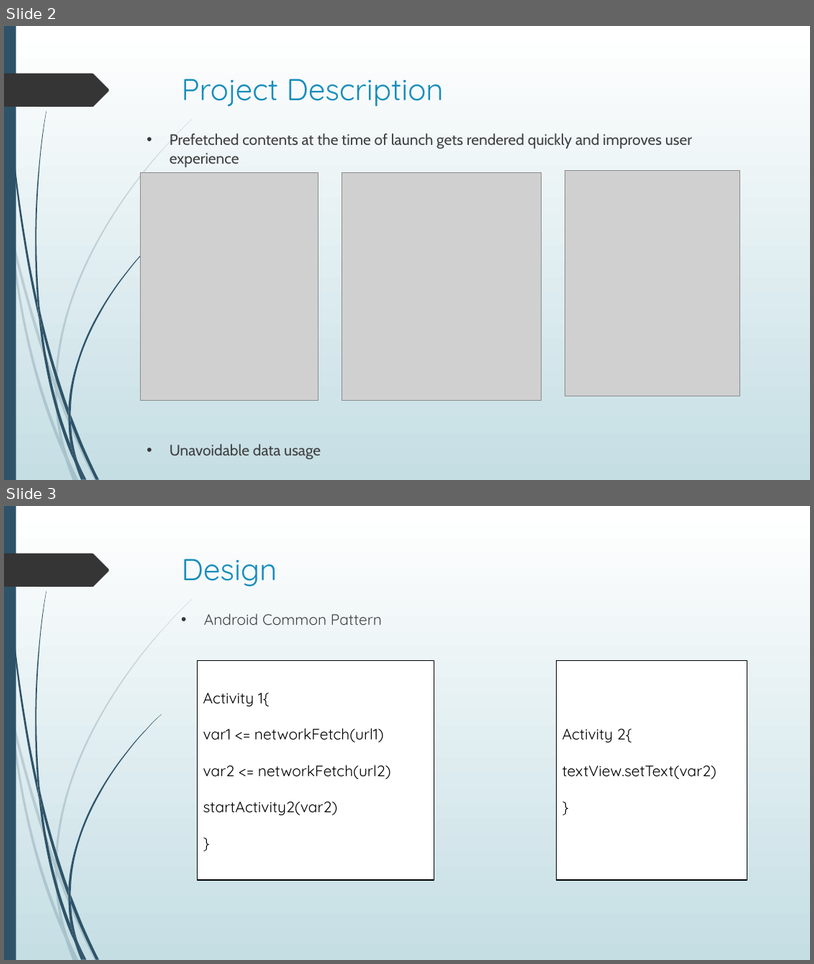
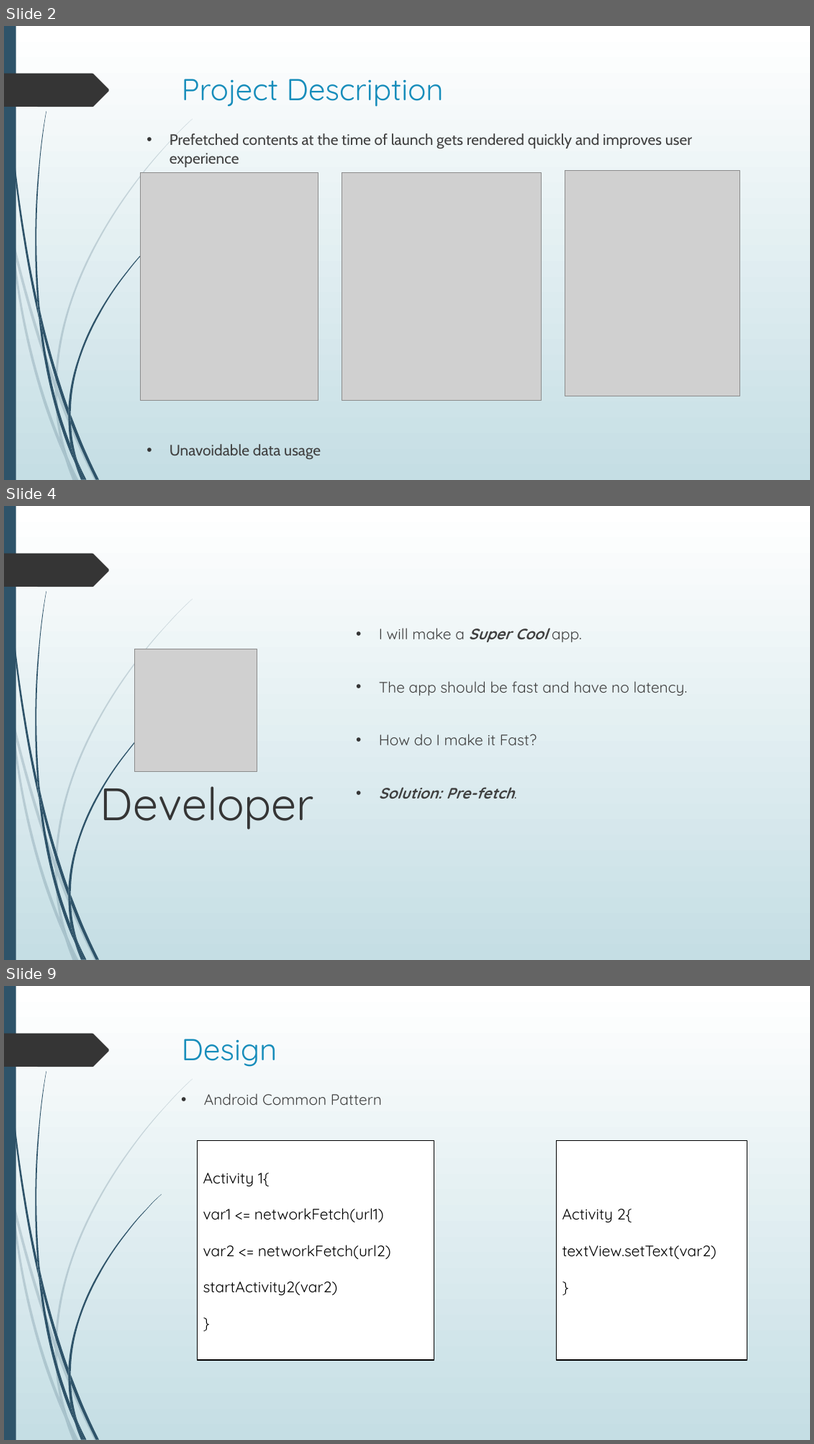
Before and after one commit to shahamish150294/PrefetchProcrastinatorAndroid, a slide deck: Prefetch Procrastinator Final Presentation.pptx. Shown one above the other, each under a label of ours: slides 2 and 3 before the commit, slides 2, 4 and 9 after it; the slides between them are not shown. The pictures are 814x964 and 814x1444 pixels, drawn with LibreOffice and Linux fonts; fonts in the diff are those of the drawing; grey boxes stand for pictures. Boxes give left, top, right and bottom in pixels: in the first picture for what was removed or moved away, otherwise in the second. Text is boxed around its words. In the diff, an @@ line names an element or a change of style, - is before the commit and + after.

```diff
--- a/Prefetch Procrastinator Final Presentation.pptx
+++ b/Prefetch Procrastinator Final Presentation.pptx
@@ slide 4 added at [4, 506, 810, 960], background gradient #FFFFFF to #C5DEE5; not listed: 24 template elements that a slide beside it also shows @@
@@ text added at [379, 628, 688, 798], 18 pt, text #404040 @@
+• I will make a Super Cool app.
+• The app should be fast and have no latency.
+• How do I make it Fast?
+• Solution: Pre-fetch.
@@ picture added at [134, 649, 257, 772] @@
@@ text added at [100, 773, 314, 829], 54 pt, text #353535 @@
+Developer
@@ what was slide 3 is now slide 9 @@
```
Also in this commit, not shown: 11 other slides added, 2 slides removed.
